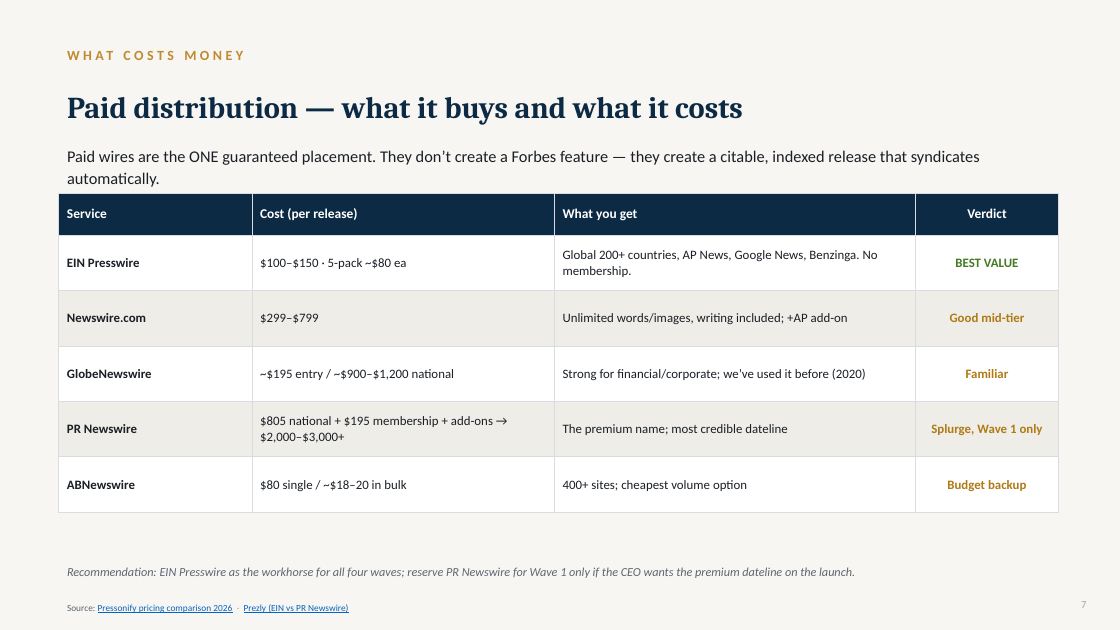
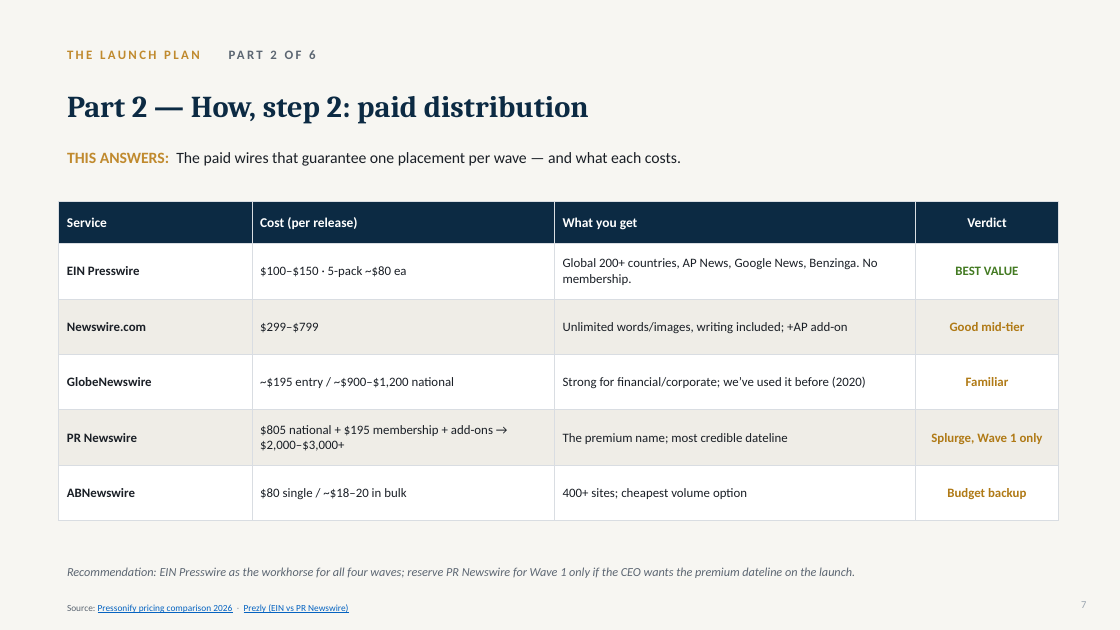
Before and after one commit to gitteromri-ux/eteacher-longevity-pr-campaign, a slide deck: slide 7 of eTeacher_Longevity_PR_Campaign.pptx. Drawn at 1120x630 pixels with LibreOffice and Linux fonts; fonts in the diff are those of the drawing. Boxes give left, top, right and bottom in pixels: in the first picture for what was removed or moved away, otherwise in the second. Text is boxed around its words. In the diff, an @@ line names an element or a change of style, - is before the commit and + after.

Commit message:
Rewrite opening plan into clear 6-part numbered narrative with MAP slide

```diff
--- a/eTeacher_Longevity_PR_Campaign.pptx
+++ b/eTeacher_Longevity_PR_Campaign.pptx
@@ text at (67, 50, 315, 59): text changed; size 26 to 11 pt; font Cambria to Calibri; text colour #0C2A43 to #C08A2E @@
-Paid distribution — what it buys and what it costs
+THE LAUNCH PLAN PART 2 OF 6
@@ text at (67, 96, 589, 124): text changed; size 12 to 26 pt; font Calibri to Cambria; text colour #C08A2E to #0C2A43 @@
-WHAT COSTS MONEY
+Part 2 — How, step 2: paid distribution
@@ text "THIS ANSWERS: The paid wires ..." at (67, 152, 681, 166): vertical alignment middle to top @@
@@ text at (67, 152, 681, 166): text changed; size 14 to 13.5 pt @@
-Paid wires are the ONE guaranteed placement. They don’t create a Forbes feature — they create a citable, indexed release that syndicates automatically.
+THIS ANSWERS: The paid wires that guarantee one placement per wave — and what each costs.
@@ table: place and size @@
-table at (59, 193, 1059, 495)
+table at (59, 202, 1059, 503)
```
Also in this commit, not shown: 6 other slides changed, 1 slide added, 1 slide removed.
